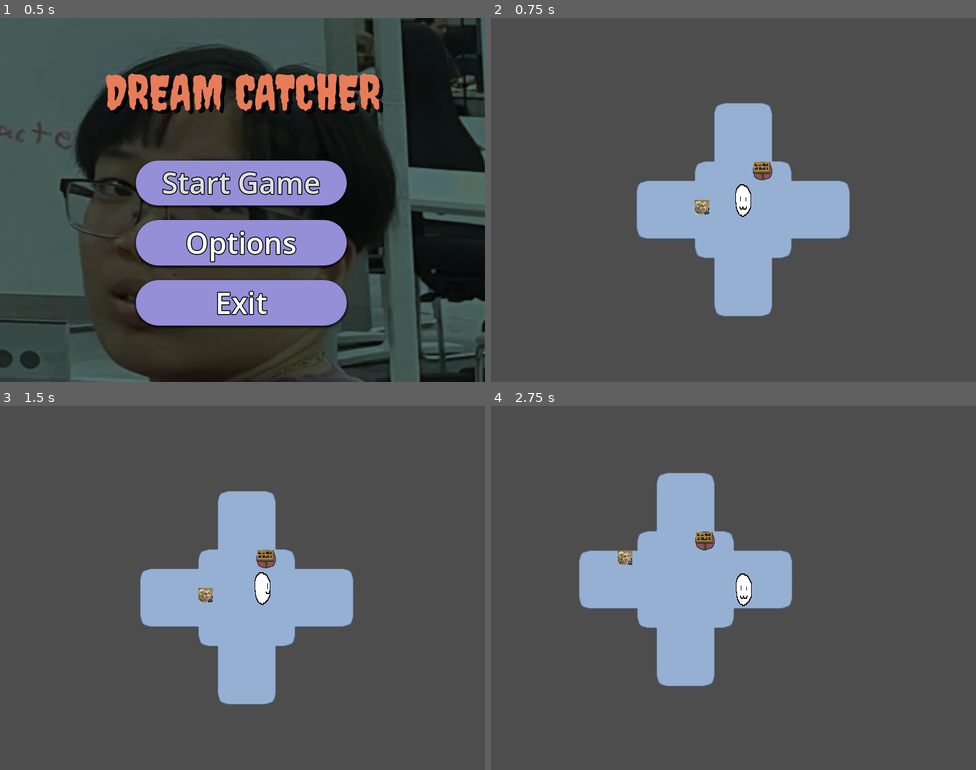
Above: before the commit, frames 1-4 (two rows, left to right).
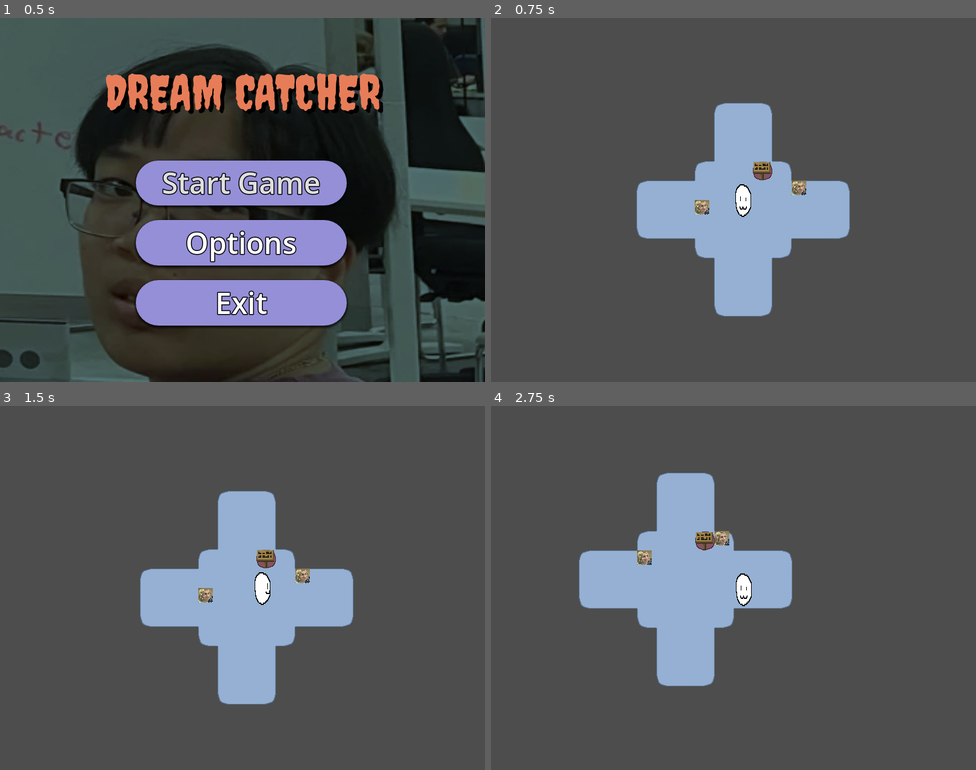
Above: after the commit, the same moments.

Repository: RubeculaBee/dream-catcher
Game: Godot game, scene res://Scenes/game.tscn
The game is run twice, just before and just after one commit, with the same random seed, the same clock (stepped at 60 frames per second) and the same inputs.
Inputs (mouse positions are in pixels of both pictures, inside the frame that each line leads up to):
- Up to frame 1 (0.5 s): no input
- Up to frame 2 (0.75 s): click "Start Game" at 0.5 s
- Up to frame 3 (1.5 s): tap Enter at 1.25 s; move the mouse to (349, 569) at 1.27 s; hold Right (right) from 1.28 s (still down); tap E (interact) at 1.35 s
- Up to frame 4 (2.75 s): move the mouse to (636, 606) at 2.02 s; release Right (right) at 2.03 s; hold Down (down) from 2.03 s (still down); click (636, 606) at 2.1 s

Frame 1 is identical in both runs. In frame 2, 0.1% of the frame differs, in the area x 62-65%, y 44-49%; in frame 3, 0.1%; in frame 4, 0.4%, in the area x 26-50%, y 34-44%.

Commit message:
multiple enmemies and spawnpoints for them

Diff:
--- a/Scenes/Rooms/corridor_center.tscn
+++ b/Scenes/Rooms/corridor_center.tscn
@@ -40,8 +40,9 @@
 id = 3
 
 [node name="Enemies" parent="." instance=ExtResource("3_u8ic6")]
-position = Vector2(-64, 0)
 enemy_scene = ExtResource("4_nwcu0")
+numEnemies = 2
+spawnpoints = [Vector2i(-2, 0), Vector2i(3, -1)]
 
 [node name="Player Spawn" parent="." instance=ExtResource("2_u47vg")]
 
--- a/Scripts/Enemies.gd
+++ b/Scripts/Enemies.gd
@@ -1,16 +1,26 @@
 extends Node2D
 class_name Enemies
+
+var TILE_SIZE: int = 32
 
 @export var enemy_scene : PackedScene
 @onready var player = get_parent().find_child("Player")
 
-func spawn_enemy(world_pos: Vector2) -> Node2D:
+@export var numEnemies : int
+@export var spawnpoints : Array[Vector2i]
+var spawnpointsNow : Array[Vector2i]
+
+func _ready() -> void:
+	spawnpointsNow = spawnpoints
+
+func spawn_enemy() -> Node2D:
 	if enemy_scene == null:
 		push_error("Enemies node has no enemy_scene assigned!")
 		return null
-
+	var spawn = randi_range(0,spawnpointsNow.size()-1)
 	var enemy = enemy_scene.instantiate()
-	enemy.position = world_pos
+	enemy.position = Vector2(spawnpoints[spawn] * TILE_SIZE)
+	spawnpoints.remove_at(spawn)
 	enemy.alias = str(randi_range(0,1000))
 	add_child(enemy)
 	return enemy
--- a/Scripts/game_manager.gd
+++ b/Scripts/game_manager.gd
@@ -74,14 +74,12 @@
 	#connect enemies in this room
 	enemies = current_room.find_child("Enemies")
 	if enemies != null:
-		for i in 1:
-			var enemy = enemies.spawn_enemy((spawnlocation()))
+		for i in enemies.numEnemies:
+			var enemy = enemies.spawn_enemy()
 			player.stopped_move.connect(Callable(enemy, "on_player_moved")) # connect enemy to player's signal
 			enemy.tried_move.connect(_on_enemy_tried_move) # connect game_manager to enemy's signal
 			enemy_move_response.connect(Callable(enemy, "_on_move_response")) # connect enemy to game_manager's signal
 
-func spawnlocation() -> Vector2:
-	return Vector2.ZERO
 
 # also known as: enterBattle(enemy: Enemy)
 func doGarrett(enemy: Enemy):
--- a/project.godot
+++ b/project.godot
@@ -13,7 +13,7 @@
 config/name="Dream Catcher"
 run/main_scene="uid://hsrv5bcni84s"
 config/features=PackedStringArray("4.5", "Mobile")
-config/icon="res://Resources/Images/icon.svg"
+config/icon="res://Resources/Images/muse-placeholder/icon.svg"
 
 [display]
 
Renamed: Resources/Images/icon.svg -> Resources/Images/muse-placeholder/icon.svg
Not shown, changed: Resources/Images/muse-placeholder/icon.svg.import
